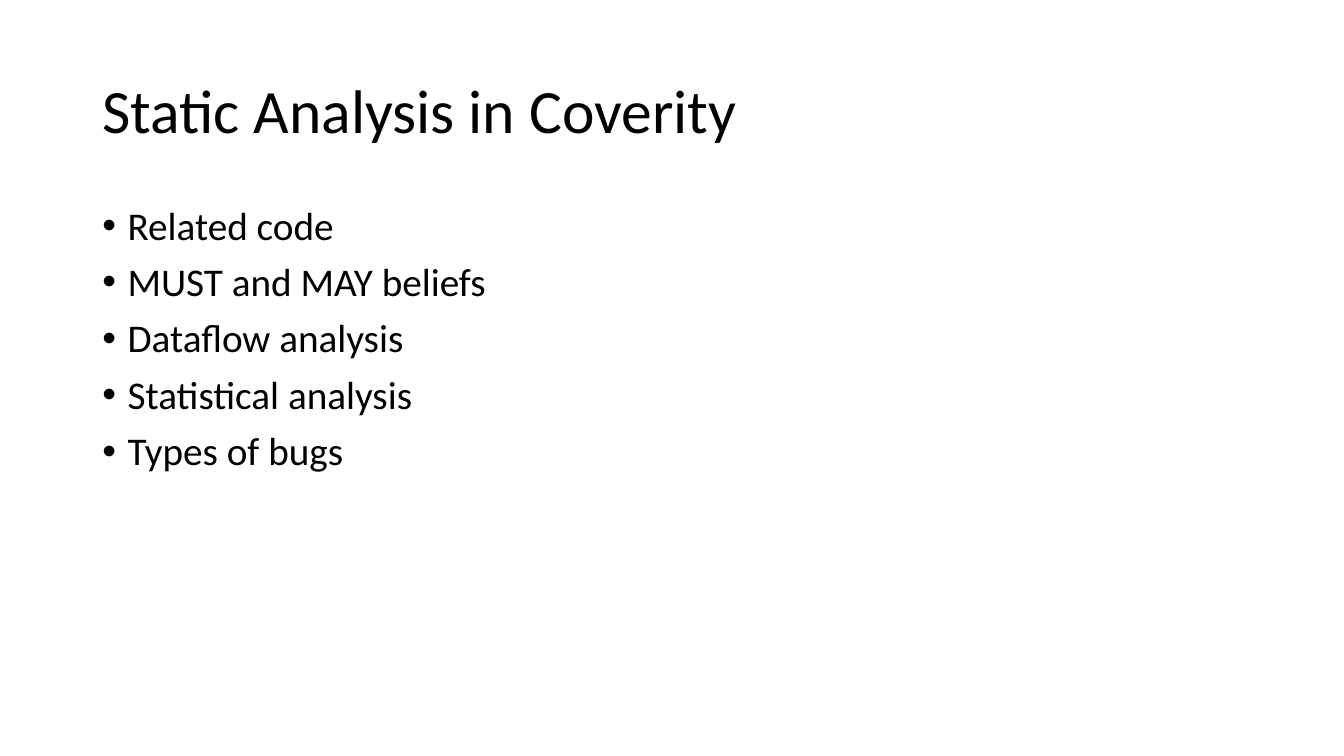
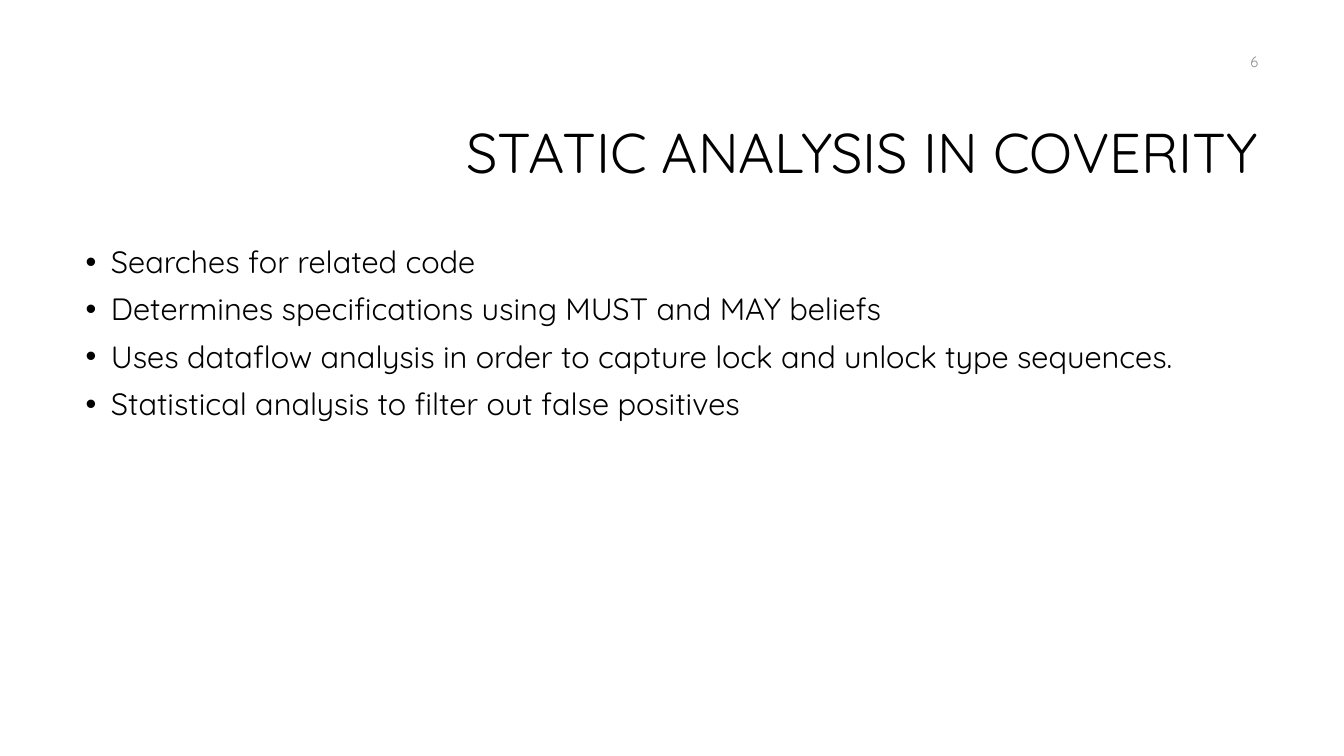
Before and after one commit to ross2jd/ECE654_Project, a slide deck: slide 6 of Presentation.pptx. Drawn at 1344x756 pixels with LibreOffice and Linux fonts; fonts in the diff are those of the drawing; background and template pictures are left out. Boxes give left, top, right and bottom in pixels: in the first picture for what was removed or moved away, otherwise in the second. Text is boxed around its words. In the diff, an @@ line names an element or a change of style, - is before the commit and + after.

```diff
--- a/Presentation.pptx
+++ b/Presentation.pptx
@@ page number added at (1250,56,1258,67), 10.5 pt, text #8C8C8C @@
+6
@@ title at (467,133,1258,174): text changed; size 44 to 40 pt; font Calibri to Quicksand @@
-Static Analysis in Coverity
+STATIC ANALYSIS IN COVERITY
@@ text at (111,250,1172,421): text changed; size 28 to 22 pt; font Calibri to Quicksand @@
-• Related code
-• MUST and MAY beliefs
-• Dataflow analysis
-• Statistical analysis
-• Types of bugs
+• Searches for related code
+• Determines specifications using MUST and MAY beliefs
+• Uses dataflow analysis in order to capture lock and unlock type sequences.
+• Statistical analysis to filter out false positives
```
Also in this commit, not shown: 16 other slides changed, 2 slides added, 1 slide removed, 5 other files.
